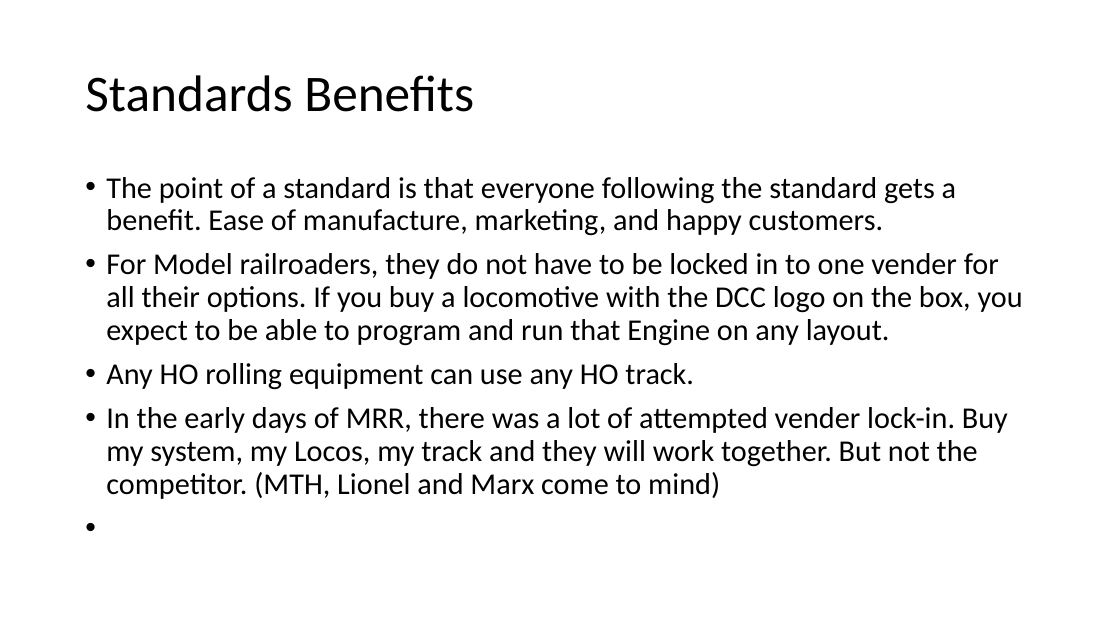
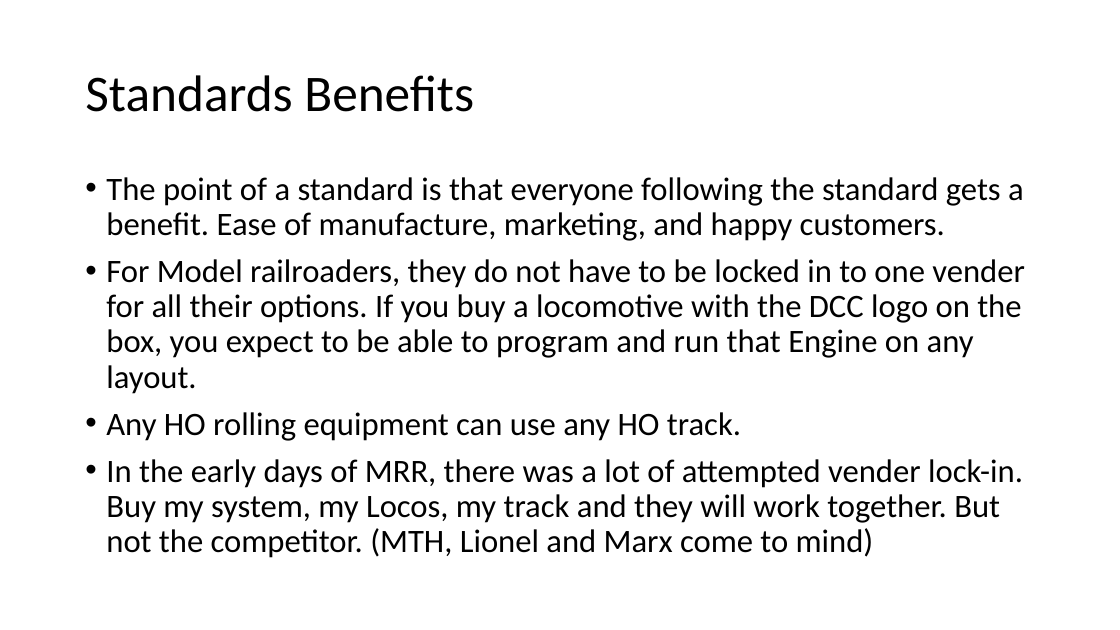
Before and after one commit to McLae/dfwtrainshows, a slide deck: slide 5 of Clinics/Standards.pptx. Drawn at 1120x630 pixels with LibreOffice and Linux fonts; fonts in the diff are those of the drawing. Boxes give left, top, right and bottom in pixels: in the first picture for what was removed or moved away, otherwise in the second. Text is boxed around its words. In the diff, an @@ line names an element or a change of style, - is before the commit and + after.

```diff
--- a/Clinics/Standards.pptx
+++ b/Clinics/Standards.pptx
@@ text "The point of a standard ..." at <box>106,177,1024,558</box>: size 25.9 to 28 pt @@
```
Also in this commit, not shown: 2 other slides changed, 3 slides added, 1 other file.
